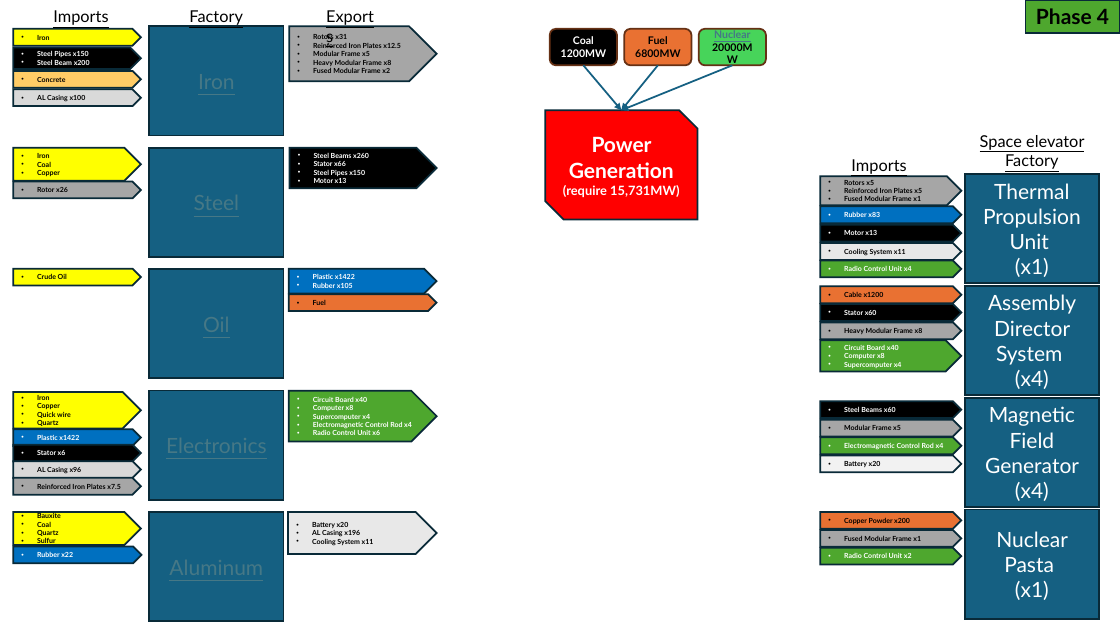
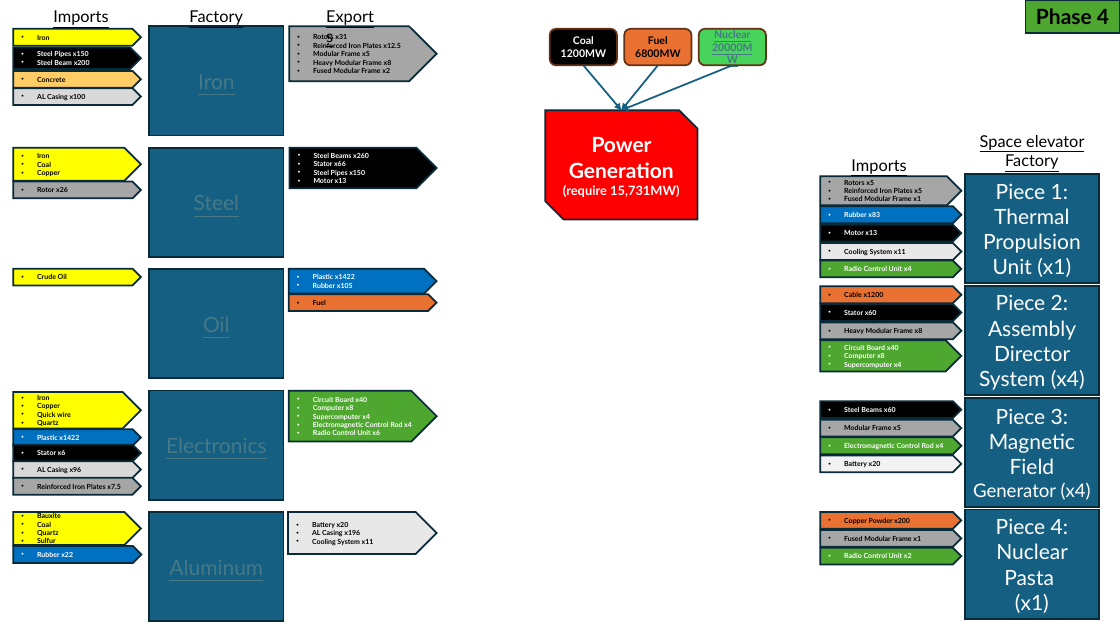
Before and after one commit to samsmithnz/SatisfactoryPlanning, a slide deck: slide 5 of SatisfactoryPlanning.pptx. Drawn at 1120x630 pixels with LibreOffice and Linux fonts; fonts in the diff are those of the drawing. Boxes give left, top, right and bottom in pixels: in the first picture for what was removed or moved away, otherwise in the second. Text is boxed around its words. In the diff, an @@ line names an element or a change of style, - is before the commit and + after.

```diff
--- a/SatisfactoryPlanning.pptx
+++ b/SatisfactoryPlanning.pptx
@@ rounded rectangle "Nuclear" at <box>699,29,766,65</box>: text colour #000000 to #467886, underline on in "20000MW" @@
@@ text in rectangle at <box>983,183,1081,277</box>: text changed @@
-Thermal Propulsion Unit
-(x1)
+Piece 1: Thermal Propulsion Unit (x1)
@@ text in rectangle at <box>979,294,1085,390</box>: text changed @@
-Assembly Director System
-(x4)
+Piece 2: Assembly Director System (x4)
@@ text in rectangle at <box>973,408,1091,500</box>: text changed @@
-Magnetic Field Generator (x4)
+Piece 3: Magnetic Field Generator (x4)
@@ text in rectangle at <box>996,518,1068,613</box>: text changed @@
-Nuclear Pasta
-(x1)
+Piece 4: Nuclear Pasta
+(x1)
```
Also in this commit, not shown: 4 other slides changed.
